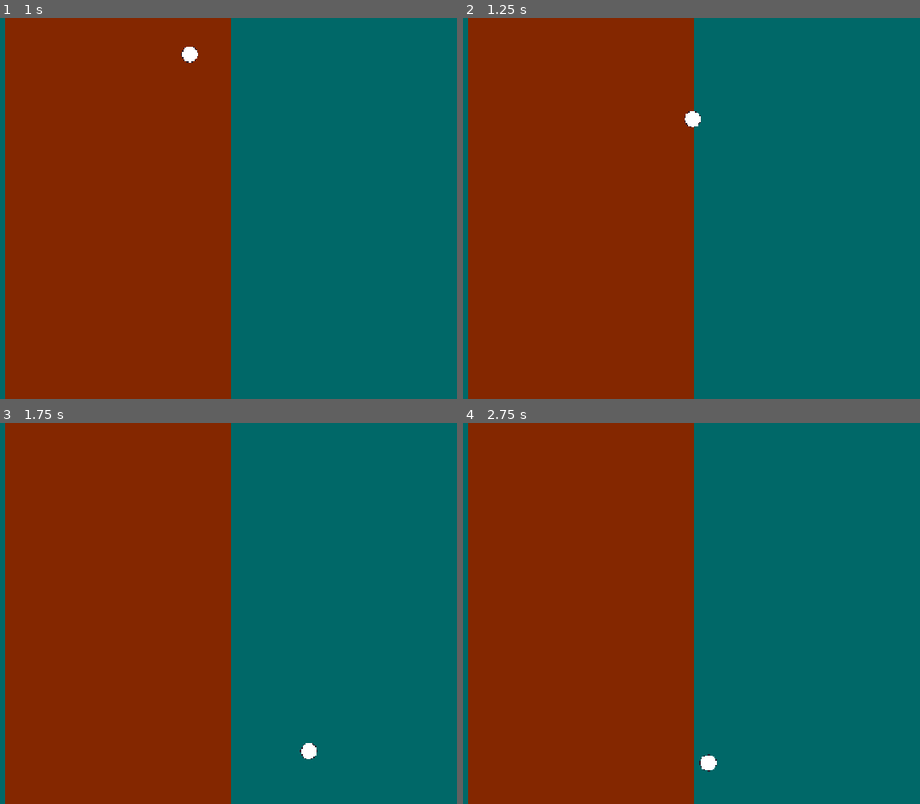
Above: before the commit, frames 1-4 (two rows, left to right).
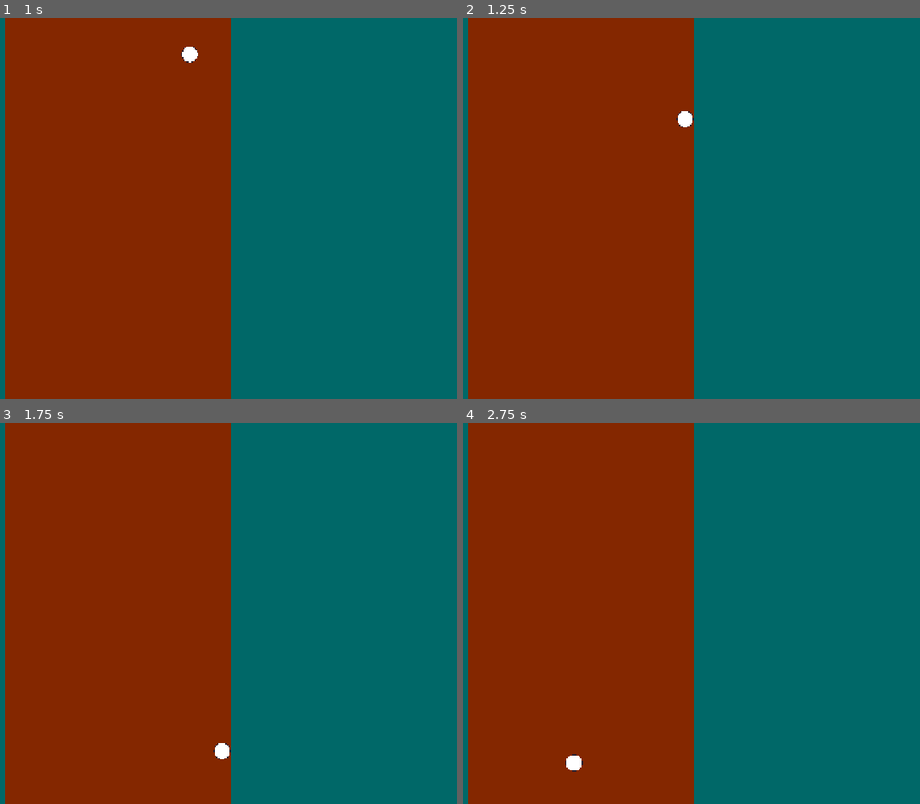
Above: after the commit, the same moments.

Repository: BenjaminVincent/jam-2
Game: Godot game, scene res://scenes/game.tscn
The game is run twice, just before and just after one commit, with the same random seed, the same clock (stepped at 60 frames per second) and the same inputs.
Inputs:
- Up to frame 1 (1 s): tap Enter (ui_accept) at 0.5, 0.77 s; hold Right (ui_right) from 0.53 s (still down); tap Space (LAUNCH) at 0.6 s
- Up to frame 2 (1.25 s): keep holding Right (ui_right)
- Up to frame 3 (1.75 s): keep holding Right (ui_right); tap Space (LAUNCH) at 1.35 s; tap Enter (ui_accept) at 1.52 s
- Up to frame 4 (2.75 s): release Right (ui_right) at 2.03 s; hold Left (ui_left) from 2.03 s (still down); tap Space (LAUNCH) at 2.1 s

Frame 1 is identical in both runs. In frame 2, 0.1% of the frame differs, in the area x 46-53%, y 24-29%; in frame 3, 0.3%; in frame 4, 0.3%, in the area x 22-56%, y 86-92%.

Commit message:
added left and right boundAry

Diff:
--- a/scenes/boundary.tscn
+++ b/scenes/boundary.tscn
@@ -2,7 +2,7 @@
 
 [sub_resource type="WorldBoundaryShape2D" id="WorldBoundaryShape2D_o0ibr"]
 
-[node name="Node2D" type="StaticBody2D" unique_id=2131543913]
+[node name="Boundary" type="StaticBody2D" unique_id=2131543913]
 
 [node name="CollisionShape2D" type="CollisionShape2D" parent="." unique_id=1304965326]
 shape = SubResource("WorldBoundaryShape2D_o0ibr")
--- a/scenes/game.tscn
+++ b/scenes/game.tscn
@@ -20,5 +20,13 @@
 
 [node name="Player" parent="." unique_id=1140346773 instance=ExtResource("2_yqjtg")]
 
-[node name="Node2D" parent="." unique_id=311574153 instance=ExtResource("3_lnu2h")]
+[node name="BoundaryLeft" parent="." unique_id=2131543913 instance=ExtResource("3_lnu2h")]
+position = Vector2(426, 0)
+rotation = 1.5707964
+
+[node name="BoundaryRight" parent="." unique_id=785699623 instance=ExtResource("3_lnu2h")]
+position = Vector2(852, 0)
+rotation = -1.5707964
+
+[node name="BoundaryFloor" parent="." unique_id=151637124 instance=ExtResource("3_lnu2h")]
 position = Vector2(0, 720)
